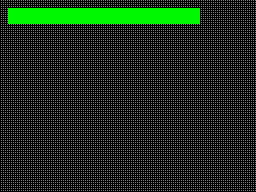
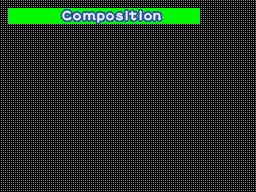
Before/after of a 256 × 192 layered artwork. What changed in the layer stack:
showed "Composition" over box(62, 11, 161, 23)
